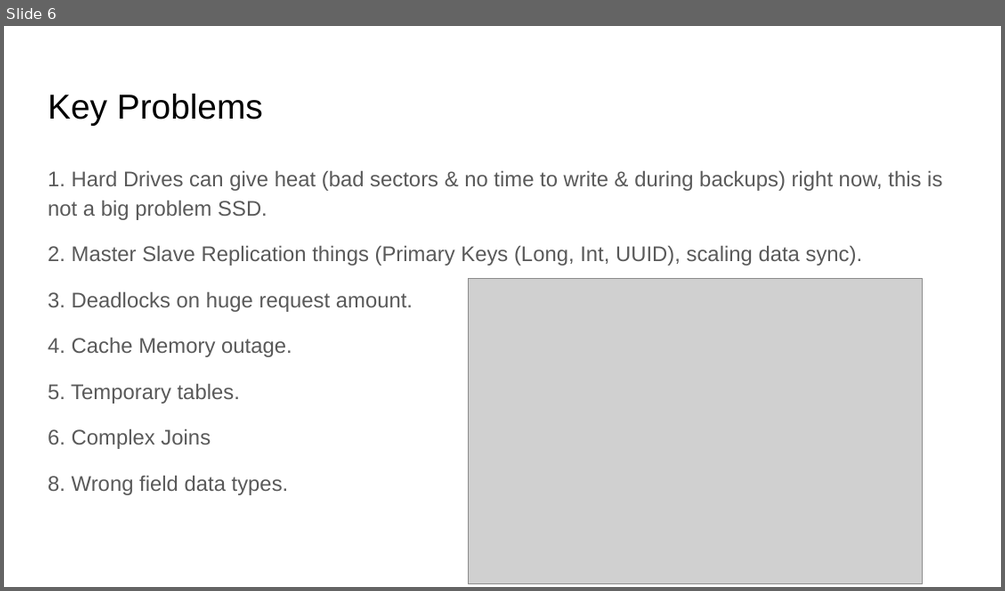
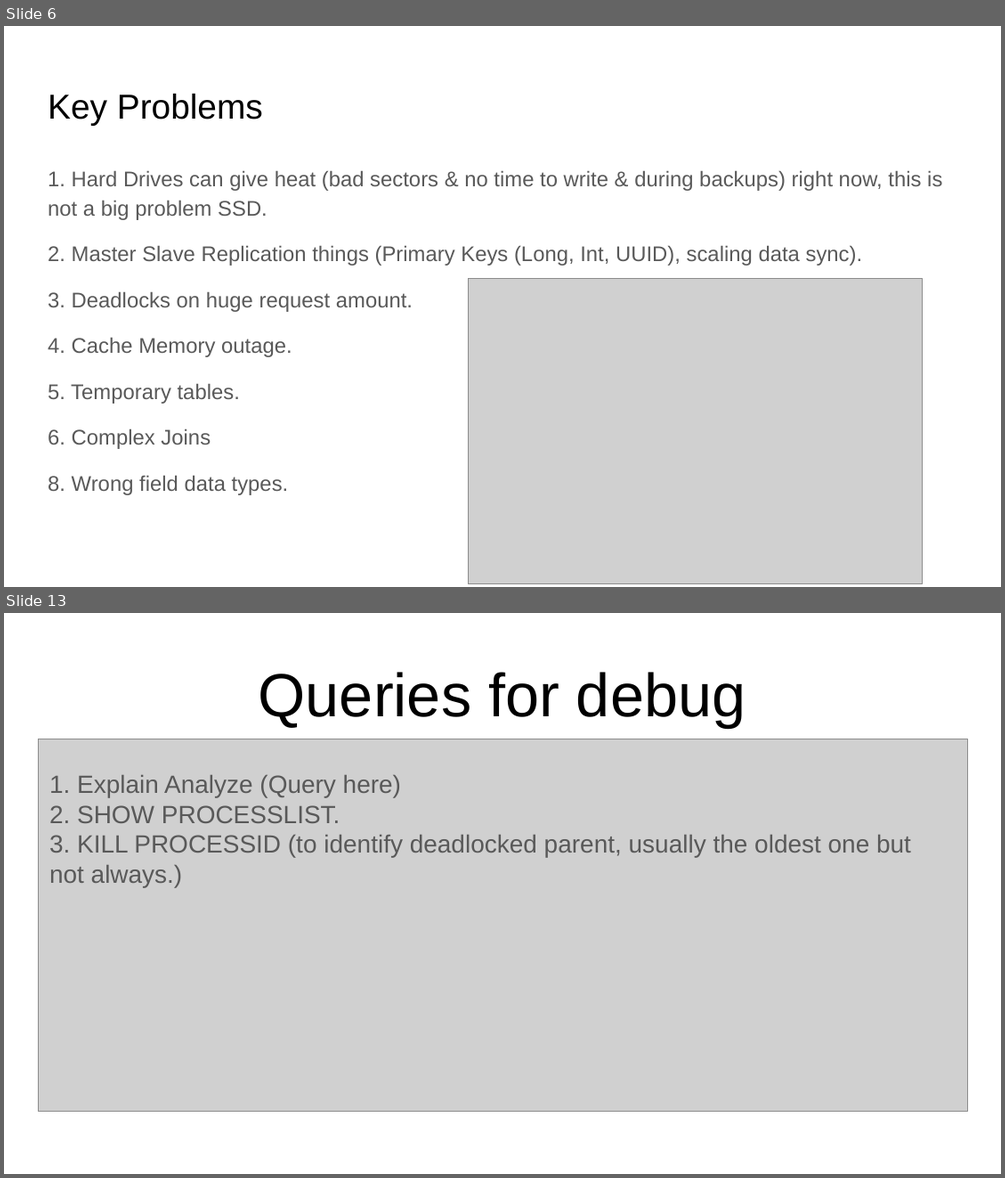
Before and after one commit to Neznajki/devclub-high-load-db, a slide deck: High Load System DB.pptx. Shown one above the other, each under a label of ours: slide 6 before the commit, slides 6 and 13 after it; the slides between them are not shown. The pictures are 1005x591 and 1005x1178 pixels, drawn with LibreOffice and Linux fonts; fonts in the diff are those of the drawing; grey boxes stand for pictures. Boxes give left, top, right and bottom in pixels: in the first picture for what was removed or moved away, otherwise in the second. Text is boxed around its words. In the diff, an @@ line names an element or a change of style, - is before the commit and + after.

```diff
--- a/High Load System DB.pptx
+++ b/High Load System DB.pptx
@@ slide 13 added at [4, 613, 1001, 1174], background #FFFFFF @@
@@ text added at [259, 672, 745, 728], 44 pt, text #000000 @@
+Queries for debug
@@ picture added at [38, 738, 967, 1111] @@
@@ text added at [49, 775, 911, 887], 18 pt, text #595959 @@
+1. Explain Analyze (Query here)
+2. SHOW PROCESSLIST.
+3. KILL PROCESSID (to identify deadlocked parent, usually the oldest one but not always.)
```
Also in this commit, not shown: 23 slides changed.
